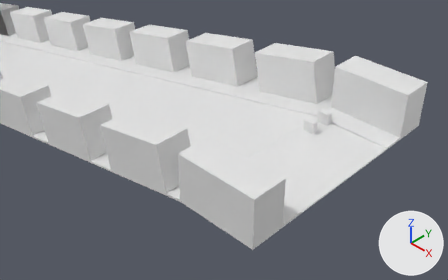
Two versions of the Blender file overtaking_strollers.blend, one commit apart.
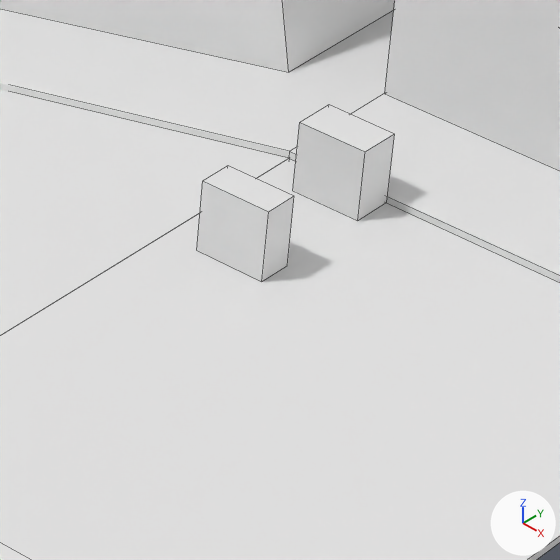
There are two pictures of each version: one from a 50 mm camera at (22.9, -33.0, 48.4) aimed at (-7.2, -2.3, 19.6), one close up on the part from 61% to 80% of the width and 33% to 63% of the height. Lighting does not change. The marker at lower right points along +X, +Y and +Z. The close-ups show mesh edges as thin lines.

The first close-up shows 'Building.001', 'Building.003', 'Ground', 'Stroller', 'Stroller2'.
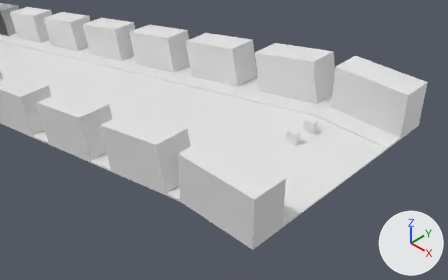
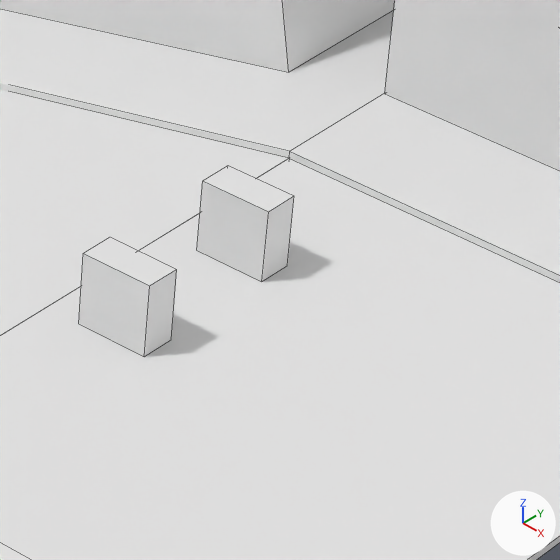
What the commit changed:
Object 'Stroller2' (ob_stroller2) is deleted.
Object 'Stroller_faster' (ob_stroller_faster) is new; it shows a copy of the mesh of ob_stroller.
Its location is (-2.5, 1.0, 20.55).

Changed parts and their boxes (x1, y1, x2, y2) in the close-ups (560 x 560 px):
'Stroller2', deleted: before (293, 104, 395, 221)
'Stroller_faster', added: after (79, 237, 177, 357)
